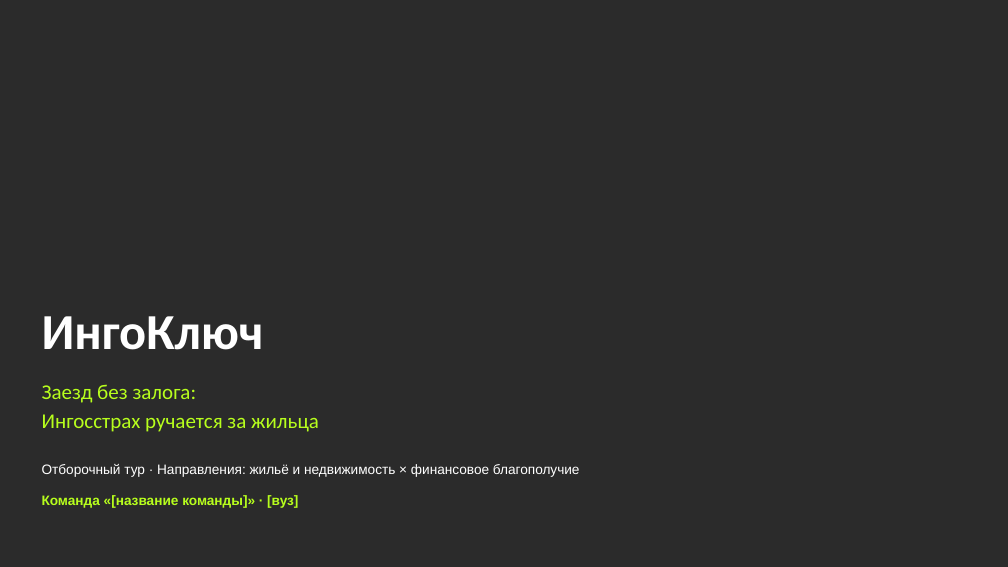
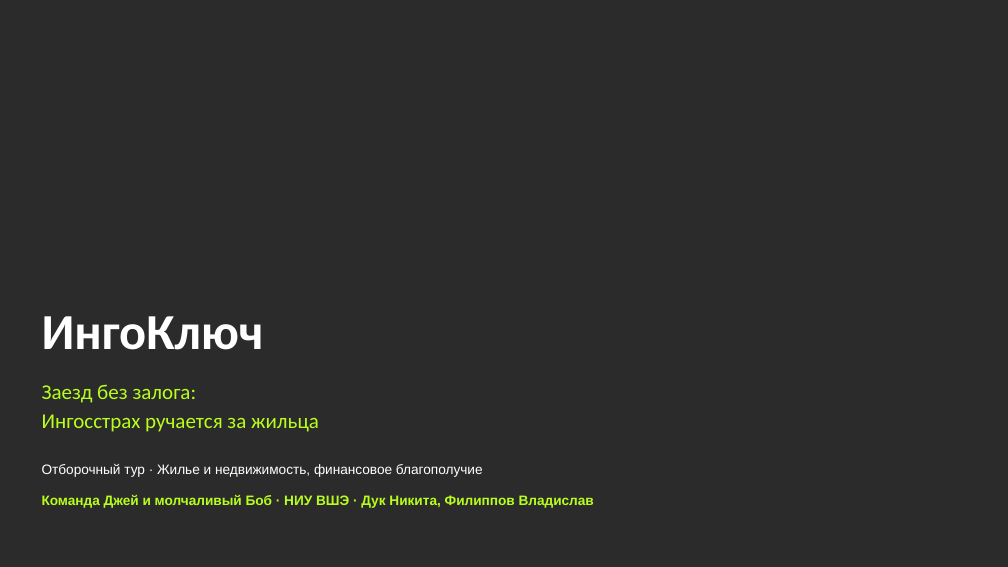
Before and after one commit to mrazotnik/my, a slide deck: slide 1 of ingosight/IngoKey_INGOSIGHT_2026.pptx. Drawn at 1008x567 pixels with LibreOffice and Linux fonts; fonts in the diff are those of the drawing; background and template pictures are left out; a plain dark background stands for a picture behind light text. Boxes give left, top, right and bottom in pixels: in the first picture for what was removed or moved away, otherwise in the second. Text is boxed around its words. In the diff, an @@ line names an element or a change of style, - is before the commit and + after.

```diff
--- a/ingosight/IngoKey_INGOSIGHT_2026.pptx
+++ b/ingosight/IngoKey_INGOSIGHT_2026.pptx
@@ text at bbox=[42, 464, 483, 477]: text changed @@
-Отборочный тур · Направления: жильё и недвижимость × финансовое благополучие
+Отборочный тур · Жилье и недвижимость, финансовое благополучие
@@ text at bbox=[42, 495, 594, 508]: text changed @@
-Команда «[название команды]» · [вуз]
+Команда Джей и молчаливый Боб · НИУ ВШЭ · Дук Никита, Филиппов Владислав
```
Also in this commit, not shown: 13 other slides changed, 13 slides added, 7 slides removed, 3 other files.
